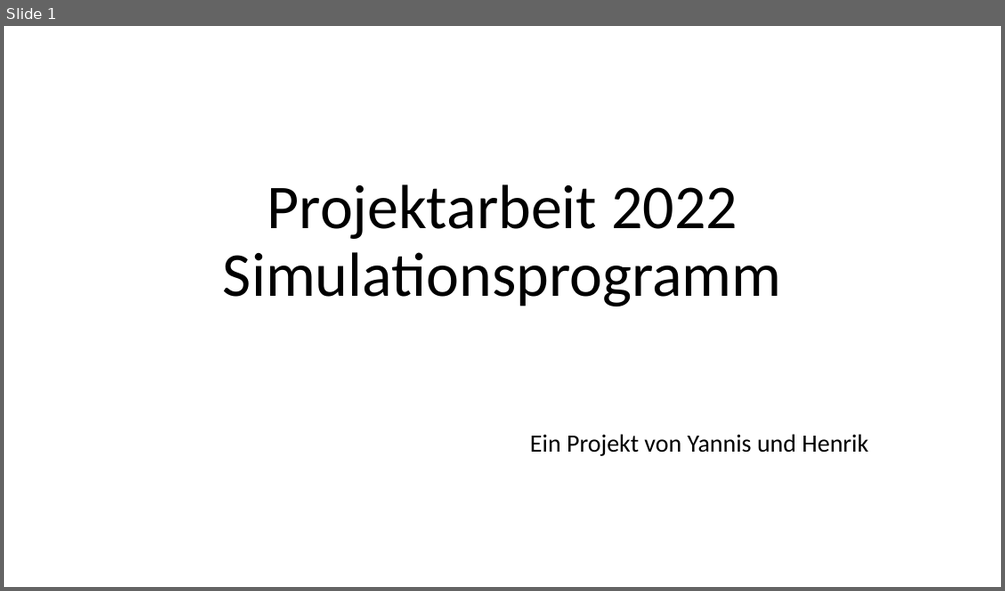
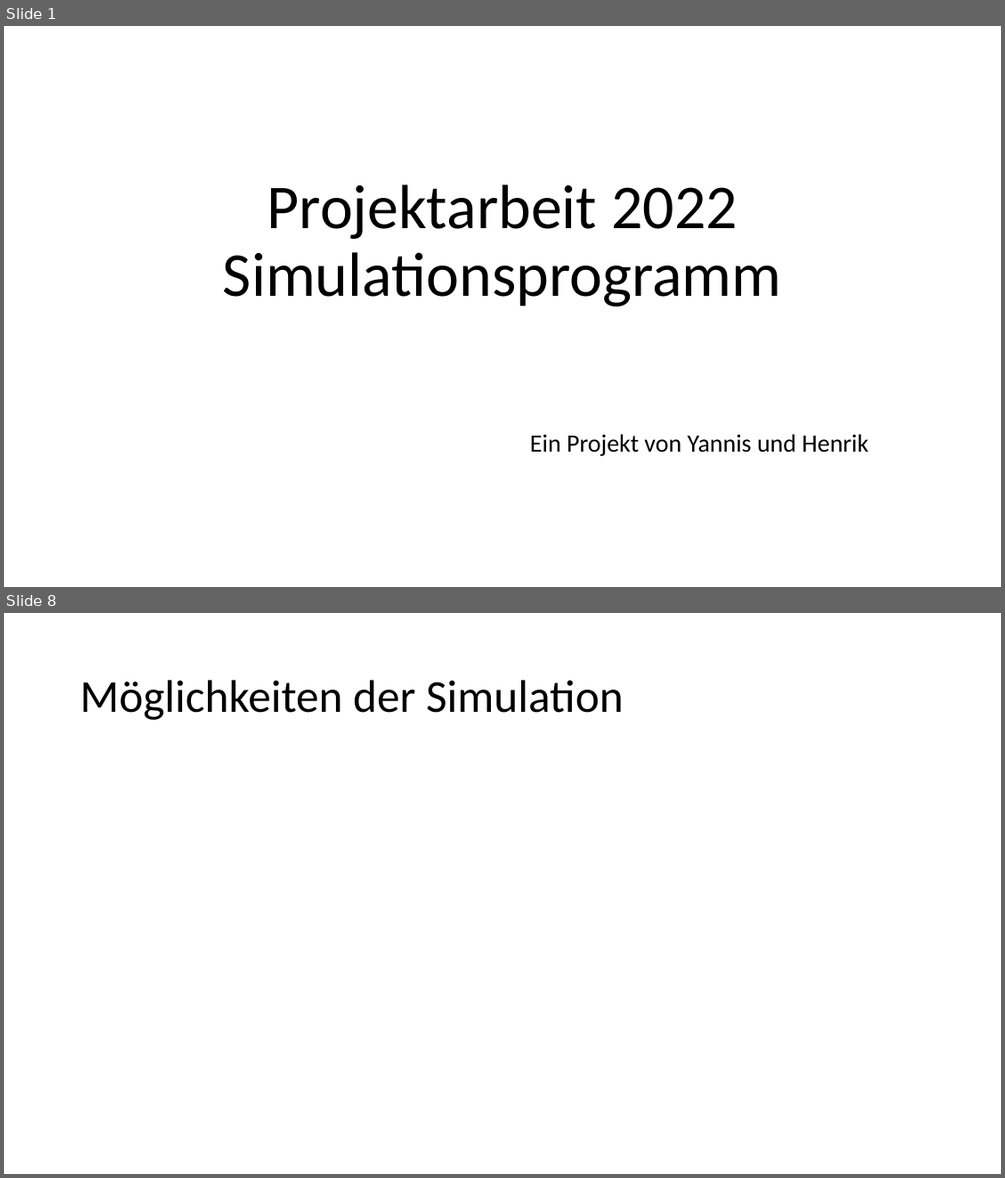
Before and after one commit to Sytoplis/InfProjekt2022, a slide deck: Präsentation Projektarbeit.pptx. Shown one above the other, each under a label of ours: slide 1 before the commit, slides 1 and 8 after it; the slides between them are not shown. The pictures are 1005x591 and 1005x1178 pixels, drawn with LibreOffice and Linux fonts; fonts in the diff are those of the drawing. Boxes give left, top, right and bottom in pixels: in the first picture for what was removed or moved away, otherwise in the second. Text is boxed around its words. In the diff, an @@ line names an element or a change of style, - is before the commit and + after.

```diff
--- a/Präsentation Projektarbeit.pptx
+++ b/Präsentation Projektarbeit.pptx
@@ slide 8 added at bbox=[4, 613, 1001, 1174], background #FFFFFF @@
@@ title added at bbox=[80, 680, 623, 720], 44 pt, text #000000 @@
+Möglichkeiten der Simulation
```
Also in this commit, not shown: 1 slide changed, 7 other slides added, 6 slides removed.
